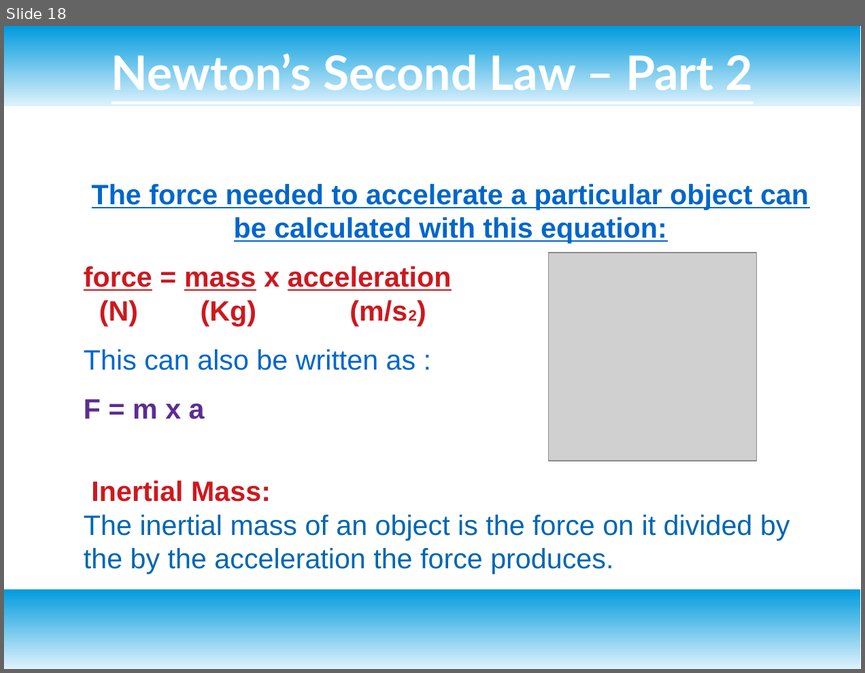
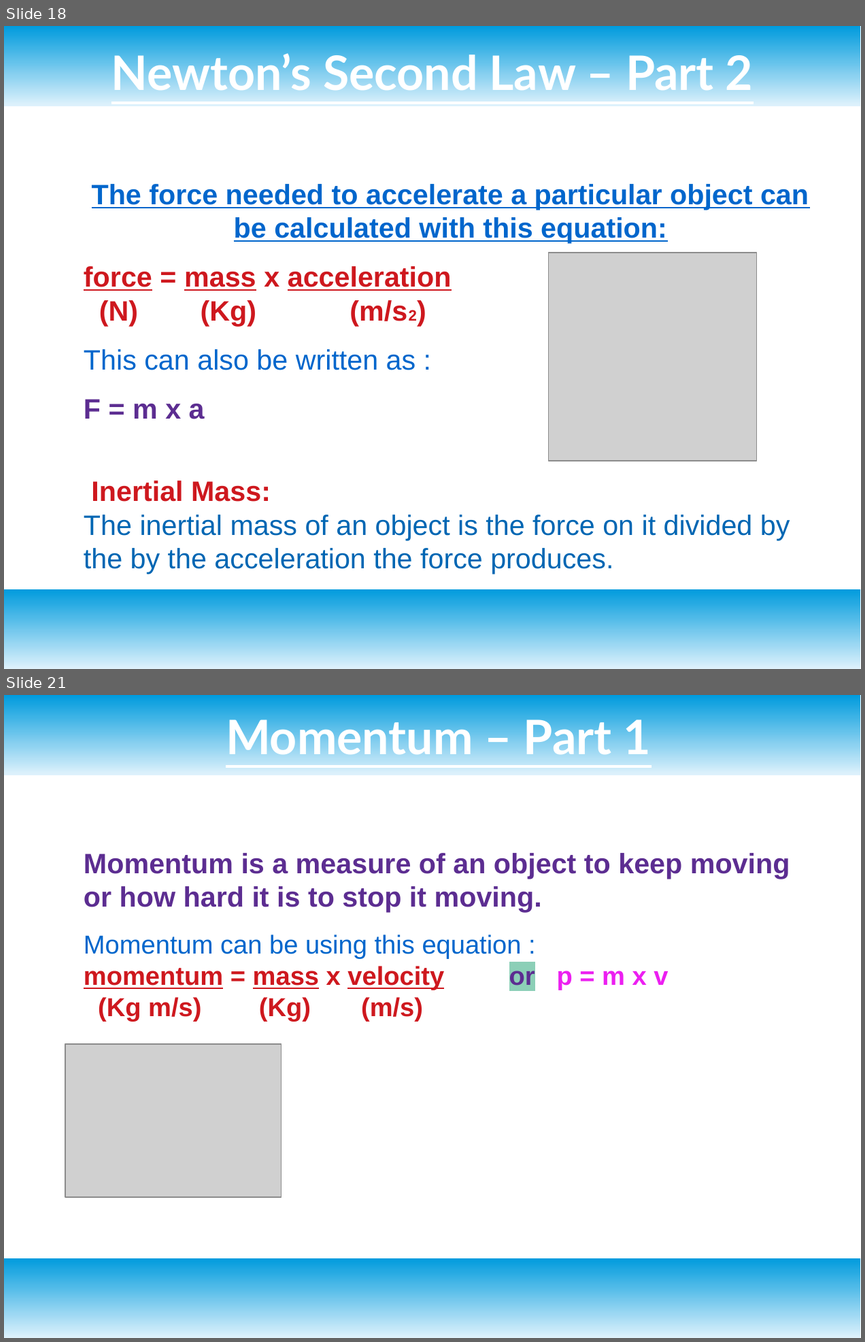
Before and after one commit to fizah05/physics, a slide deck: physicsunit123.odp. Shown one above the other, each under a label of ours: slide 18 before the commit, slides 18 and 21 after it; the slides between them are not shown. The pictures are 865x673 and 865x1342 pixels, drawn with LibreOffice and Linux fonts; fonts in the diff are those of the drawing; grey boxes stand for pictures. Boxes give left, top, right and bottom in pixels: in the first picture for what was removed or moved away, otherwise in the second. Text is boxed around its words. In the diff, an @@ line names an element or a change of style, - is before the commit and + after.

Commit message:
completed velocity unit

```diff
--- a/physicsunit123.odp
+++ b/physicsunit123.odp
@@ slide 21 added at (4,695,861,1338), background #FFFFFF; not listed: 2 template elements that a slide beside it also shows @@
@@ title added at (226,713,651,763), 44 pt, text #FFFFFF, bold, underline @@
+Momentum – Part 1
@@ text added at (84,853,790,1021), 24 pt, text #5C2D91, bold @@
+Momentum is a measure of an object to keep moving or how hard it is to stop it moving.
+Momentum can be using this equation :
+momentum = mass x velocity or p = m x v
+(Kg m/s) (Kg) (m/s)
@@ picture added at (65,1044,281,1198) @@
```
Also in this commit, not shown: 1 slide changed, 6 other slides added, 1 other file.
